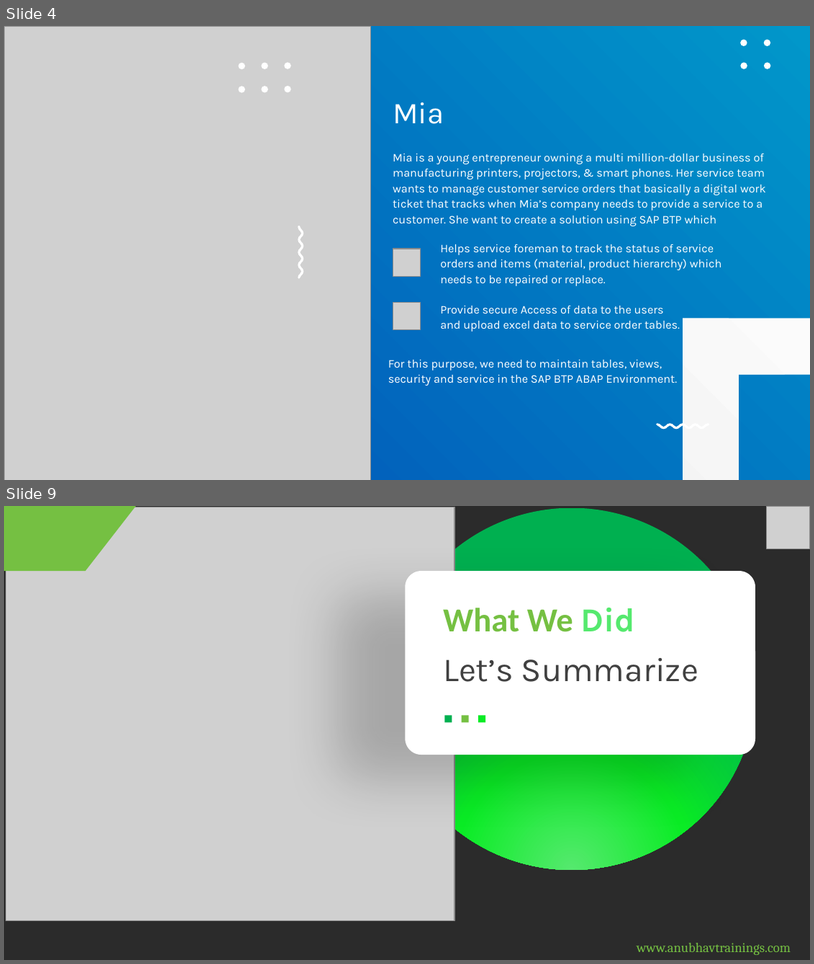
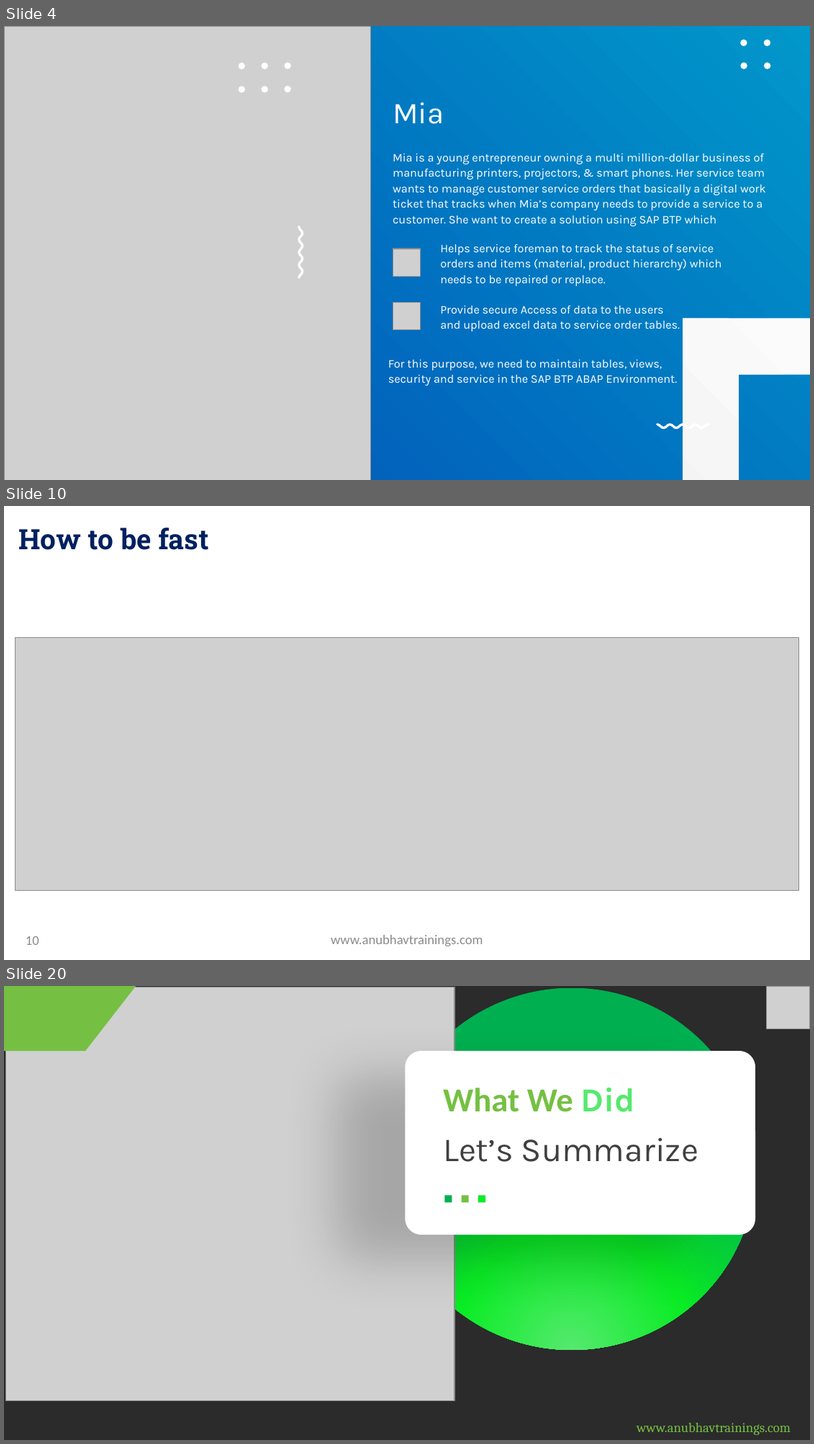
Before and after one commit to soyuztechnologies/SAP_Build_End_to_End, a slide deck: Day 30/SAP Build Training Day 30.pptx. Shown one above the other, each under a label of ours: slides 4 and 9 before the commit, slides 4, 10 and 20 after it; the slides between them are not shown. The pictures are 814x964 and 814x1444 pixels, drawn with LibreOffice and Linux fonts; fonts in the diff are those of the drawing; grey boxes stand for pictures; background and template pictures are left out; a plain dark background stands for a picture behind light text. Boxes give left, top, right and bottom in pixels: in the first picture for what was removed or moved away, otherwise in the second. Text is boxed around its words. In the diff, an @@ line names an element or a change of style, - is before the commit and + after.

```diff
--- a/Day 30/SAP Build Training Day 30.pptx
+++ b/Day 30/SAP Build Training Day 30.pptx
@@ slide 10 added at (4, 506, 810, 960), background picture (left out) @@
@@ title added at (19, 528, 209, 550), 25 pt, text gradient #002060 to #0070C0, bold @@
+How to be fast
@@ picture added at (16, 638, 799, 890) @@
@@ page number added at (26, 936, 39, 944), 12 pt, text #8C8C8C @@
+10
@@ text added at (331, 934, 483, 946), 12 pt, text #8C8C8C @@
+www.anubhavtrainings.com
@@ what was slide 9 is now slide 20 @@
```
Also in this commit, not shown: 2 slides changed, 10 other slides added, 4 other files.
